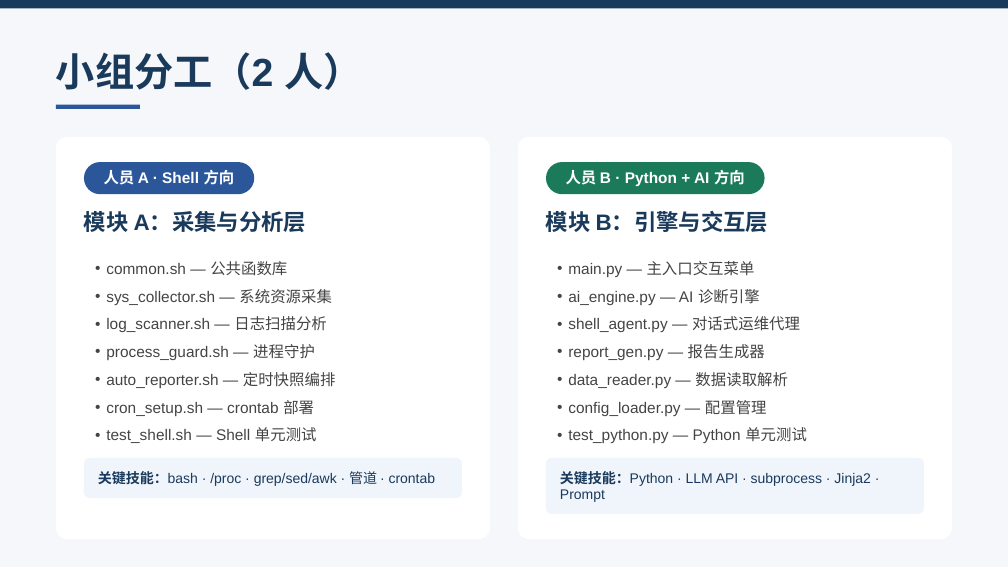
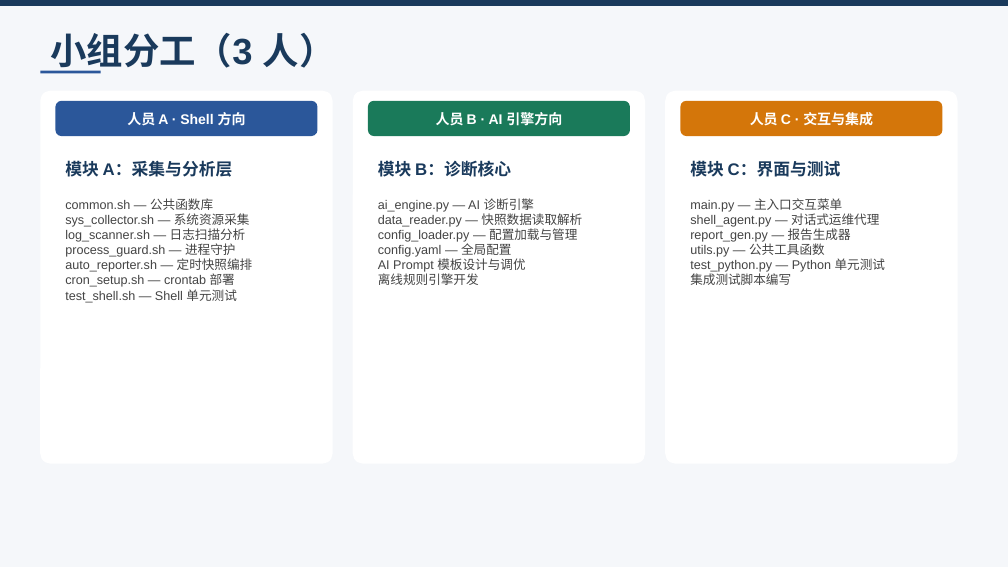
Before and after one commit to NJFUZL/Linux----, a slide deck: slide 5 of docs/AI智能运维助手_项目规划.pptx. Drawn at 1008x567 pixels with LibreOffice and Linux fonts; fonts in the diff are those of the drawing. Boxes give left, top, right and bottom in pixels: in the first picture for what was removed or moved away, otherwise in the second. Text is boxed around its words. In the diff, an @@ line names an element or a change of style, - is before the commit and + after.

```diff
--- a/docs/AI智能运维助手_项目规划.pptx
+++ b/docs/AI智能运维助手_项目规划.pptx
@@ text "小组分工（3 人）" at (50,33,336,74): vertical alignment top to middle @@
@@ text at (50,33,336,74): text changed; size 28 to 26 pt @@
-小组分工（2 人）
+小组分工（3 人）
@@ rectangle: place and size @@
-rectangle at (56,105,140,109)
+rectangle at (40,71,101,74)
@@ rounded rectangle: place and size @@
-rounded rectangle at (56,137,491,539)
+rounded rectangle at (40,91,333,464)
@@ text "人员 A · Shell 方向": place and size @@
-text "人员 A · Shell 方向" at (104,170,235,185)
+text "人员 A · Shell 方向" at (127,112,246,126)
@@ text "人员 A · Shell 方向" at (127,112,246,126): size 11 to 10 pt; alignment left to centre; vertical alignment top to middle @@
@@ rounded rectangle: place and size @@
-rounded rectangle at (84,162,254,195)
+rounded rectangle at (55,101,318,136)
@@ rounded rectangle: place and size @@
-rounded rectangle at (84,458,462,498)
+rounded rectangle at (353,91,645,464)
@@ rounded rectangle at (353,91,645,464): fill #F0F5FB to #FFFFFF; proportions changed @@
@@ text "人员 B · AI 引擎方向" at (436,112,562,126): vertical alignment top to middle @@
@@ proportions changed in 4 elements at (40,91,333,464), (55,101,318,136), (665,91,958,464), (368,101,630,136) @@
@@ rounded rectangle: place and size @@
-rounded rectangle at (546,162,765,195)
+rounded rectangle at (368,101,630,136)
@@ text at (436,112,562,126): text changed; size 11 to 10 pt @@
-人员 B · Python + AI 方向
+人员 B · AI 引擎方向
@@ rounded rectangle: place and size @@
-rounded rectangle at (518,137,953,539)
+rounded rectangle at (665,91,958,464)
@@ rounded rectangle added at (680,101,942,136), fill #D4760A @@
@@ text added at (750,112,873,126), 10 pt, text #FFFFFF, bold @@
+人员 C · 交互与集成
@@ text "模块 A：采集与分析层": place and size @@
-text "模块 A：采集与分析层" at (84,211,306,232)
+text "模块 A：采集与分析层" at (65,161,233,177)
@@ text "模块 A：采集与分析层" at (65,161,233,177): size 16 to 12 pt; less space between paragraphs; vertical alignment top to middle @@
@@ text added at (378,161,511,177), 12 pt, text #1A3A5C, bold @@
+模块 B：诊断核心
@@ text added at (690,161,841,177), 12 pt, text #1A3A5C, bold @@
+模块 C：界面与测试
@@ text "common.sh — 公共函数库": place and size @@
-text "common.sh — 公共函数库" at (106,261,336,443)
+text "common.sh — 公共函数库" at (65,198,253,303)
@@ text "common.sh — 公共函数库" at (65,198,253,303): size 11 to 9 pt; bullet • to none; line spacing 19.8pt to 1 @@
@@ text added at (378,198,582,285), 9 pt, text #444444 @@
+ai_engine.py — AI 诊断引擎
+data_reader.py — 快照数据读取解析
+config_loader.py — 配置加载与管理
+config.yaml — 全局配置
+AI Prompt 模板设计与调优
+离线规则引擎开发
@@ text "main.py — 主入口交互菜单": place and size @@
-text "main.py — 主入口交互菜单" at (568,261,807,443)
+text "main.py — 主入口交互菜单" at (690,198,885,285)
@@ text at (690,198,885,272): size 11 to 9 pt in "main.py — 主入口交互菜单", "shell_agent.py — 对话式运维代理", "report_gen.py — 报告生成器", "test_python.py — Python 单元测试"; bullet • to none; line spacing 19.8pt to 1 @@
@@ text removed at (546,211,768,232) @@
-模块 B：引擎与交互层
@@ text at (690,241,825,257): text changed; size 11 to 9 pt @@
-• data_reader.py — 数据读取解析
-• config_loader.py — 配置管理
+utils.py — 公共工具函数
@@ text at (568,289,760,305): paragraph removed @@
-• ai_engine.py — AI 诊断引擎
@@ text at (690,271,791,285): paragraph added @@
+集成测试脚本编写
@@ text removed at (98,471,436,486) @@
-关键技能：bash · /proc · grep/sed/awk · 管道 · crontab
@@ rounded rectangle removed at (546,458,924,514) @@
@@ text removed at (560,471,871,502) @@
-关键技能：Python · LLM API · subprocess · Jinja2 · Prompt
```
Also in this commit, not shown: 6 other slides changed, 30 other files.
